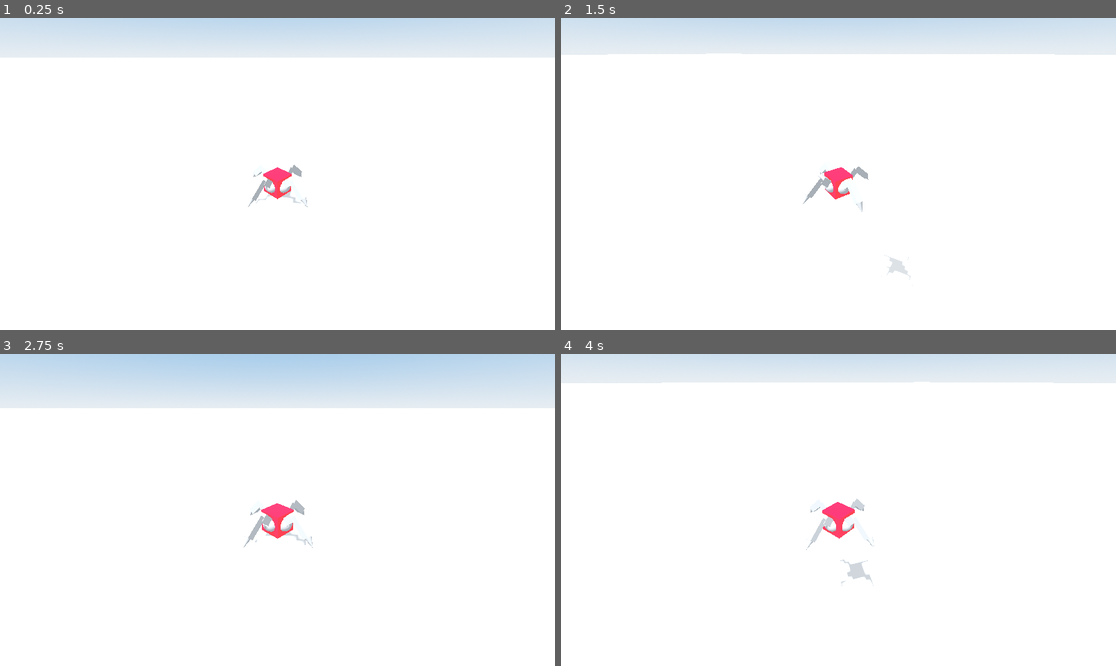
Above: before the commit, frames 1-4 (two rows, left to right).
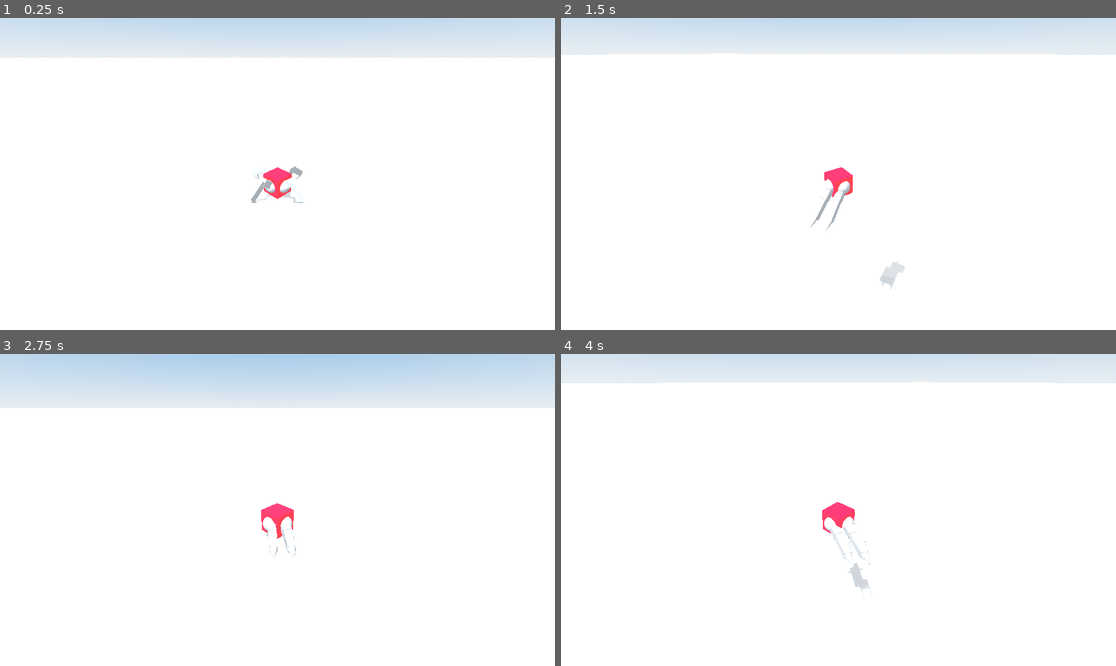
Above: after the commit, the same moments.

Repository: nickyvanurk/game-prototypes
Game: Godot game, scene res://main.tscn
Same seed, same stepped clock (60 frames per second), same inputs: the game is played once before the commit and once after it.
Inputs (mouse positions are in pixels of both pictures, inside the frame that each line leads up to):
- Up to frame 1 (0.25 s): no input
- Up to frame 2 (1.5 s): tap Enter at 0.5 s; move the mouse to (866, 174) at 0.52 s; hold Mouse wheel down (zoom_in) 0.53-1.28 s; hold W (move_forward) from 0.53 s (still down); tap Space (jump) at 0.77 s; move the mouse to (810, 174) at 1.27 s; tap Mouse wheel up (zoom_out) at 1.35 s
- Up to frame 3 (2.75 s): keep holding W (move_forward); tap Space (jump) at 1.52 s; move the mouse to (288, 503) at 2.02 s; hold Mouse wheel down (zoom_in) from 2.03 s (still down)
- Up to frame 4 (4 s): keep holding W (move_forward); move the mouse to (832, 516) at 2.77 s; release Mouse wheel down (zoom_in) at 2.78 s; tap Mouse wheel up (zoom_out) at 2.85 s; tap Space (jump) at 3.02, 3.77 s; move the mouse to (877, 513) at 3.52 s; hold Mouse wheel down (zoom_in) from 3.53 s (still down)

The runs differ from the first frame. In frame 1, less than 0.1% of the frame differs, in the area x 44-56%, y 46-61%; in frame 2, 0.5%; in frame 3, 0.4%; in frame 4, 0.6%, in the area x 44-57%, y 46-79%.

Commit message:
Add IK solver

Diff:
--- a/procedural-animation/player/leg/leg.gd
+++ b/procedural-animation/player/leg/leg.gd
@@ -1,5 +1,90 @@
+@tool
 extends Node3D
 
 
+const CHAIN_MAX_ITER = 3
+const STEP_HEIGHT = 0.4
+
+@onready var bones = [$Bone1, $Bone2, $Bone3]
+@onready var target = $Target
+@onready var pole = $Pole
+
+var time = 0.0
+
+@onready var destination = $Target.global_transform.origin
+@onready var origin = $Target.global_transform.origin
+
 func _process(delta):
-	pass
+#	time += delta * 5
+#
+#	if time <= 1.0:
+#		var mid_point = (origin + destination) / 2
+#		mid_point.y += STEP_HEIGHT
+#		target.global_transform.origin = _quadratic_bezier(origin, mid_point, destination, time)
+#	elif origin != destination:
+#		origin = destination
+
+	_solve()
+
+func move_to_position(position: Vector3):
+	if origin == destination:
+		destination = position
+		origin = target.global_transform.origin
+		time = 0.0
+
+func is_moving():
+	return time < 1.0
+
+func _quadratic_bezier(p0: Vector3, p1: Vector3, p2: Vector3, t: float):
+	var q0 = p0.lerp(p1, t)
+	var q1 = p1.lerp(p2, t)
+	return q0.lerp(q1, t)
+
+func _solve():
+	if bones.size() > 2:
+		for idx in range(1, bones.size()):
+			var pole_pos = pole.global_transform.origin
+			var pole_pos_diff = pole_pos + bones[idx].global_transform.origin
+			bones[idx].global_transform.origin += pole_pos_diff
+
+	var base = bones[0].global_transform.origin
+
+	for i in range(CHAIN_MAX_ITER):
+		_iterate_backward(target)
+		_iterate_forward(base)
+		_apply_rotation()
+
+func _iterate_backward(target):
+	var size = bones.size()
+	if size < 2: return
+
+	for i in range(size - 1, -1, -1):
+		var curr = target if i == size - 1 else bones[i + 1]
+		var prev = bones[i]
+		var direction = prev.global_transform.origin.direction_to(curr.global_transform.origin)
+		var offset = direction * prev.length
+		prev.global_transform.origin = curr.global_transform.origin - offset
+
+func _iterate_forward(base):
+	var size = bones.size()
+	if size < 2: return
+
+	bones[0].global_transform.origin = base
+
+	for i in range(1, size):
+		var curr = bones[i]
+		var prev = bones[i - 1]
+		var direction = prev.global_transform.origin.direction_to(curr.global_transform.origin)
+		var offset = direction * prev.length
+		curr.global_transform.origin = prev.global_transform.origin + offset
+
+func _apply_rotation():
+	var size = bones.size()
+	if size < 2: return
+
+	for i in range(size - 1, -1, -1):
+		var curr = target if i == size - 1 else bones[i + 1]
+		var prev = bones[i]
+		var direction = prev.global_transform.origin.direction_to(curr.global_transform.origin)
+		var offset = direction * prev.length
+		prev.look_at(curr.global_transform.origin, Vector3.UP)
--- a/procedural-animation/player/leg/leg.tscn
+++ b/procedural-animation/player/leg/leg.tscn
@@ -26,41 +26,41 @@
 mesh = SubResource("SphereMesh_vw20s")
 
 [node name="Bone1" type="Node3D" parent="."]
-transform = Transform3D(1, 0, 0, 0, 0.704213, 0.709989, 0, -0.709989, 0.704213, 0, 0, 0)
+transform = Transform3D(-0.99983, -6.90126e-08, -5.36438e-08, 0, 0.613611, -0.789416, 8.74079e-08, -0.789412, -0.613613, 0, 0, 0)
 script = ExtResource("1_1s5la")
 length = 0.15
 
 [node name="MeshInstance3d" type="MeshInstance3D" parent="Bone1"]
-transform = Transform3D(1, 0, 0, 0, 1, 0, 0, 0, 1, 0, 0, 0.075)
+transform = Transform3D(1, 0, 0, 0, 1, 0, 0, 0, 1, 0, 0, -0.075)
 mesh = SubResource("BoxMesh_piauw")
 skeleton = NodePath("../..")
 
 [node name="Bone2" type="Node3D" parent="."]
-transform = Transform3D(1, 0, 0, 0, 0.711069, -0.703122, 0, 0.703122, 0.711069, 0, 0.117568, 0.110122)
+transform = Transform3D(-0.999836, 5.64024e-08, -6.67792e-08, 0, 0.763861, 0.645172, 8.74084e-08, 0.645169, -0.763865, 0, 0.11843, 0.0920559)
 script = ExtResource("1_1s5la")
 length = 0.2
 
 [node name="MeshInstance3d2" type="MeshInstance3D" parent="Bone2"]
-transform = Transform3D(1, 0, 0, 0, 1, 0, 0, 0, 1, 0, 0, 0.1)
+transform = Transform3D(1, 0, 0, 0, 1, 0, 0, 0, 1, 0, 0, -0.1)
 mesh = SubResource("BoxMesh_lwa4r")
 skeleton = NodePath("../..")
 
 [node name="Bone3" type="Node3D" parent="."]
-transform = Transform3D(1, 0, 0, 0, 0.816591, -0.577216, 0, 0.577216, 0.816591, 0, -0.0360696, 0.304423)
+transform = Transform3D(0.999839, 0, 0, 0, 0.44842, 0.893652, 0, -0.893648, 0.448422, 0, -0.0106212, 0.244849)
 script = ExtResource("1_1s5la")
 length = 0.1
 
 [node name="MeshInstance3d3" type="MeshInstance3D" parent="Bone3"]
-transform = Transform3D(1, 0, 0, 0, -0.347411, -0.937714, 0, 0.937714, -0.347411, 0, -0.0325163, -0.00558415)
+transform = Transform3D(1, 0, 0, 0, -4.37114e-08, 1, 0, -1, -4.37114e-08, 0, 0, -0.05)
 mesh = SubResource("CylinderMesh_o7jh2")
 skeleton = NodePath("../..")
 
 [node name="Pole" type="Marker3D" parent="."]
-transform = Transform3D(1, 0, 0, 0, 1, 0, 0, 0, 1, 0, 0.4, 0.3)
+transform = Transform3D(1, 0, 0, 0, 1, 0, 0, 0, 1, 0, 0.5, -0.2)
 
 [node name="Target" type="Marker3D" parent="."]
-transform = Transform3D(1, 0, 0, 0, 1, 0, 0, 0, 1, 0, 0, 0.3)
+transform = Transform3D(1, 0, 0, 0, 1, 0, 0, 0, 1, 0, -0.1, 0.2)
 script = ExtResource("1_t2cvn")
 
-[node name="TargetRay" type="RayCast3D" parent="."]
+[node name="Goal" type="RayCast3D" parent="."]
 transform = Transform3D(1, 0, 0, 0, 1, 0, 0, 0, 1, 0, 0.4, 0.3)
